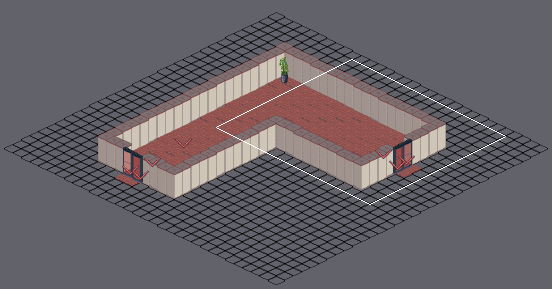
One commit to this Tiled map: scratch/floor1-west1.tmx. The picture above shows the old version from afar; the outline marks the close-up.
Close-up. Old version:
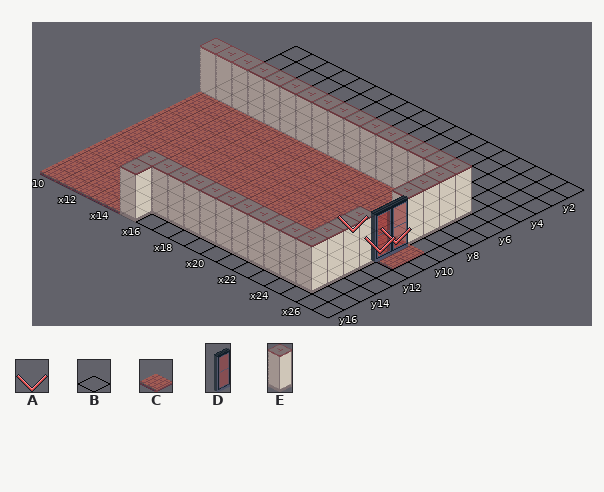
Cells are 32x16 px. Isometric: x runs down to the right, y down to the left. Shown: x 10..27, y 1..16. The commit also changed other parts of the map, which this record leaves out.
Key: from "control": A 1; from "floors": B 0, C 11; from "walls": D 13, E 15.
_ is an empty cell.
Objects are placed by the point they stand on, in cells (3,4 is the top-left corner of cell 3,4); size is 1x1 cell unless given.
Layer "Tiles" before, first column x 10:
 1 BBBBBBBBBBBBBBBBBB
 2 BBBBBBBBBBBBBBBBBB
 3 BBBBBBBBBBBBBBBBBB
 4 BBBBBBBBBBBBBBBBBB
 5 BBBBBBBBBBBBBBBBBB
 6 EEEEEEEEEEEEEEEEBB
 7 CCCCCCCCCCCCCCCEBB
 8 CCCCCCCCCCCCCCCEBB
 9 CCCCCCCCCCCCCCCEBB
10 CCCCCCCCCCCCCCCCCB
11 CCCCCCCCCCCCCCCCCB
12 CCCCCCCCCCCCCCCEBB
13 CCCCCCCCCCCCCCCEBB
14 CCCCCCCCCCCCCCCEBB
15 CCCCCEEEEEEEEEEEBB
16 CCCCCEBBBBBBBBBBBB
Objects on layer "Objects" before:
A "MarkerRedDoorFWD2" at 25.6,10.3 size 1x2
A "MarkerFromFloor1West2" at 23.5,10.9 size 1x2
A "MarkerRedDoorFWD1" at 25.6,11.4 size 1x2
Once edited:
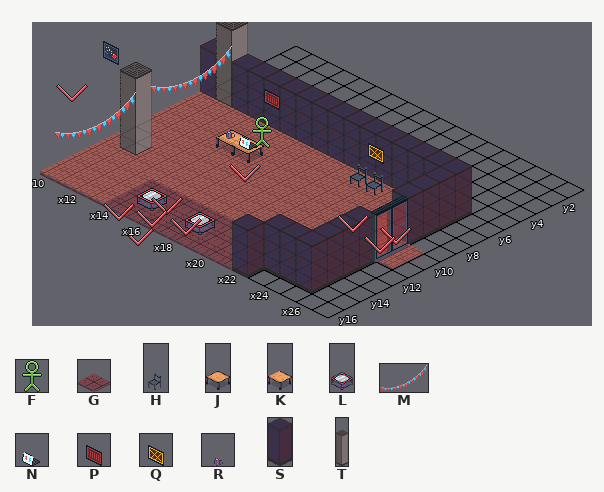
Further tiles: from "control": F 0; from "floors": G 10; from "props": H 18, J 24, K 25, L 37; from "props-dynamic": M 7 "flags"; from "props_small": N 5, P 26, Q 28, R 31; from "walls": S 36; from "walls128": T 1.
Diff:
Layer "Tiles":
Tile B becomes tile G in row 16 at x 16 to 21.
Tile C becomes tile G in row 14 at x 14 to 22; in rows 15 to 16 at x 14.
Tile E becomes tile G in row 15 at x 15 to 22; in row 16 at x 15.
Tile B becomes tile S in row 16 at x 22.
Tile E becomes tile S in row 6 at x 10 and 12 to 25; in rows 7 to 9 at x 25; in rows 12 to 14 at x 25; in row 15 at x 23 to 25.
Tile C becomes tile T in row 12 at x 11.
Tile E becomes tile T in row 6 at x 11.
Layer "Tiles2":
The author put tile H in row 7 at x 20 to 21.
The author put tile J in row 9 at x 14.
The author put tile K in row 9 at x 15.
The author put tile L in row 15 at x 15 and 18.
Layer "Objects":
Object A "MarkerPlayer" at 16.9,11.1 size 1x2 comes in from outside this view.
A new object: P "front" at 13.2,5.8 size 1x2.
A new object: Q "front" at 19.9,5.9 size 1x2.
A new object: M "front" at 9.7,7.3 size 2.6x3.1.
A new object: F "Floor1SaveRoomEmployee" at 15.3,8.4 size 1x2.
A new object: R "16" at 13.8,8.9 size 1x2.
A new object: N "12" at 15,9 size 1x2.
A new object: M "front" at 9.6,13.2 size 2.6x3.1.
A new object: A "MarkerBoxTop" at 16.5,15.6 size 1x2.
A new object: A "MarkerBoxRight" at 18.4,16.3 size 1x2.
A new object: A "MarkerBoxCenter" at 16.9,16.9 size 1x2.
A new object: A "MarkerBoxLeft" at 15.4,17.5 size 1x2.
A new object: A "MarkerBoxBottom" at 17.6,18.4 size 1x2.
Where, in picture pixels (left, top, right, bottom), the same in both close-ups:
changed: (55, 22, 472, 293)
